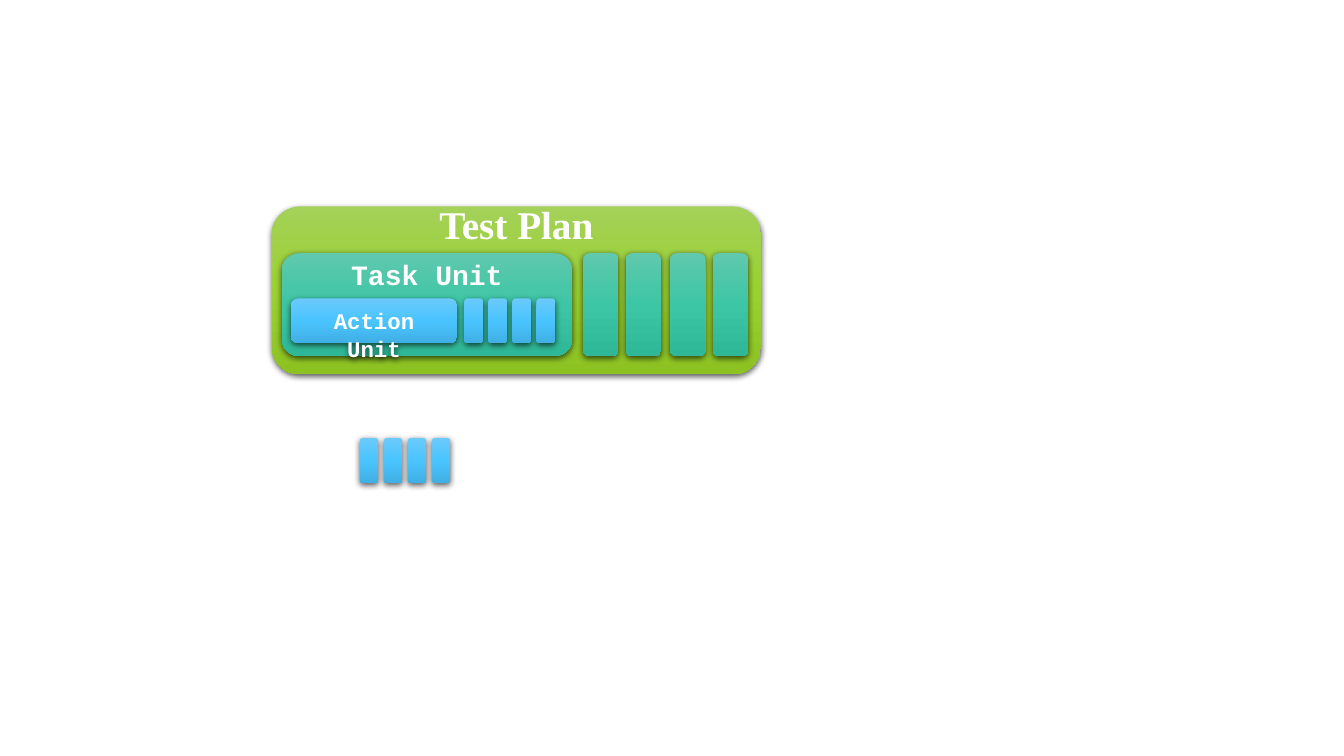
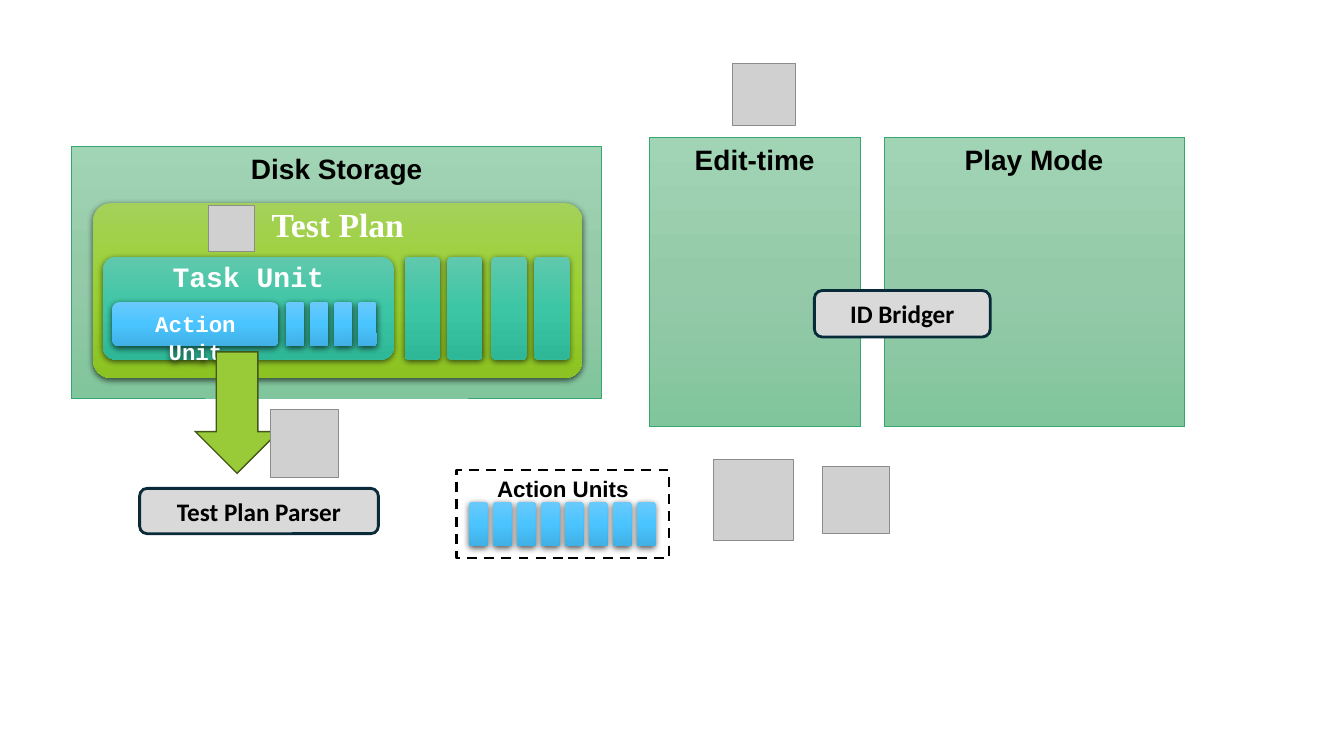
Before and after one commit to TsingPig/CodeRepo, a slide deck: slide 2 of Research/____ISSTA 26/Fig_Test_Plan_Structure.pptx. Drawn at 1344x756 pixels with LibreOffice and Linux fonts; fonts in the diff are those of the drawing; grey boxes stand for pictures. Boxes give left, top, right and bottom in pixels: in the first picture for what was removed or moved away, otherwise in the second. Text is boxed around its words. In the diff, an @@ line names an element or a change of style, - is before the commit and + after.

```diff
--- a/Research/____ISSTA 26/Fig_Test_Plan_Structure.pptx
+++ b/Research/____ISSTA 26/Fig_Test_Plan_Structure.pptx
@@ picture added at <box>732,64,795,126</box> @@
@@ rectangle added at <box>72,146,602,398</box>, fill gradient #A2D4B5 to #95CAA9 to #82C69C, outline #37A76F 0.5 pt, 20 pt, text #000000, bold @@
+Disk Storage
@@ rectangle added at <box>649,137,861,425</box>, fill gradient #A2D4B5 to #95CAA9 to #82C69C, outline #37A76F 0.5 pt, 20 pt, text #000000, bold @@
+Edit-time
@@ rectangle added at <box>884,137,1185,425</box>, fill gradient #A2D4B5 to #95CAA9 to #82C69C, outline #37A76F 0.5 pt, 20 pt, text #000000, bold @@
+Play Mode
@@ rounded rectangle "Test Plan": place and size @@
-rounded rectangle "Test Plan" at <box>272,207,761,375</box>
+rounded rectangle "Test Plan" at <box>94,204,583,378</box>
@@ rounded rectangle "Test Plan" at <box>94,204,583,378</box>: size 28 to 24 pt; line spacing 20pt to 22pt; proportions changed @@
@@ picture added at <box>209,206,255,252</box> @@
@@ rounded rectangle "Task Unit": place and size @@
-rounded rectangle "Task Unit" at <box>281,253,572,356</box>
+rounded rectangle "Task Unit" at <box>103,257,393,360</box>
@@ proportions changed in 5 elements at <box>103,257,393,360</box>, <box>534,257,570,360</box>, <box>492,257,527,360</box>, <box>448,257,483,360</box>, <box>404,257,440,360</box> @@
@@ rounded rectangle: place and size @@
-rounded rectangle at <box>713,253,748,356</box>
+rounded rectangle at <box>404,257,440,360</box>
@@ rounded rectangle: place and size @@
-rounded rectangle at <box>670,253,706,356</box>
+rounded rectangle at <box>448,257,483,360</box>
@@ rounded rectangle: place and size @@
-rounded rectangle at <box>626,253,661,356</box>
+rounded rectangle at <box>492,257,527,360</box>
@@ rounded rectangle: place and size @@
-rounded rectangle at <box>584,253,619,356</box>
+rounded rectangle at <box>534,257,570,360</box>
@@ rounded rectangle added at <box>815,290,990,337</box>, fill #D9D9D9, outline #092A39 2 pt, 18 pt, text #000000, bold @@
+ID Bridger
@@ rounded rectangle "Action Unit": place and size @@
-rounded rectangle "Action Unit" at <box>290,298,457,343</box>
+rounded rectangle "Action Unit" at <box>112,302,278,347</box>
@@ rounded rectangle: place and size @@
-rounded rectangle at <box>536,298,556,343</box>
+rounded rectangle at <box>286,302,306,347</box>
@@ rounded rectangle: place and size @@
-rounded rectangle at <box>512,298,531,343</box>
+rounded rectangle at <box>310,302,329,347</box>
@@ rounded rectangle: place and size @@
-rounded rectangle at <box>489,298,508,343</box>
+rounded rectangle at <box>334,302,353,347</box>
@@ rounded rectangle: place and size @@
-rounded rectangle at <box>465,298,484,343</box>
+rounded rectangle at <box>358,302,377,347</box>
@@ down arrow added at <box>196,352,279,474</box>, fill #99CB38, outline #435919 1 pt @@
@@ picture added at <box>271,409,339,477</box> @@
@@ rectangle added at <box>457,471,669,559</box>, outline #000000 1.75 pt dashed, 16 pt, text #000000, bold @@
+Action Units
@@ picture added at <box>713,460,793,540</box> @@
@@ picture added at <box>823,467,890,534</box> @@
@@ rounded rectangle added at <box>140,489,379,534</box>, fill #D9D9D9, outline #092A39 2 pt, 18 pt, text #000000, bold @@
+Test Plan Parser
@@ rounded rectangle: place and size @@
-rounded rectangle at <box>432,439,451,483</box>
+rounded rectangle at <box>469,502,488,546</box>
@@ rounded rectangle: place and size @@
-rounded rectangle at <box>407,439,426,483</box>
+rounded rectangle at <box>493,502,512,546</box>
@@ rounded rectangle: place and size @@
-rounded rectangle at <box>384,439,403,483</box>
+rounded rectangle at <box>517,502,536,546</box>
@@ rounded rectangle: place and size @@
-rounded rectangle at <box>360,439,379,483</box>
+rounded rectangle at <box>541,502,561,546</box>
@@ rounded rectangle added at <box>565,502,584,546</box>, fill gradient #6BCAFC to #4BC5FF to #40B0E5 @@
@@ rounded rectangle added at <box>589,502,608,546</box>, fill gradient #6BCAFC to #4BC5FF to #40B0E5 @@
@@ rounded rectangle added at <box>613,502,632,546</box>, fill gradient #6BCAFC to #4BC5FF to #40B0E5 @@
@@ rounded rectangle added at <box>637,502,656,546</box>, fill gradient #6BCAFC to #4BC5FF to #40B0E5 @@
```
Also in this commit, not shown: 1 other slide changed, 2 other files.
